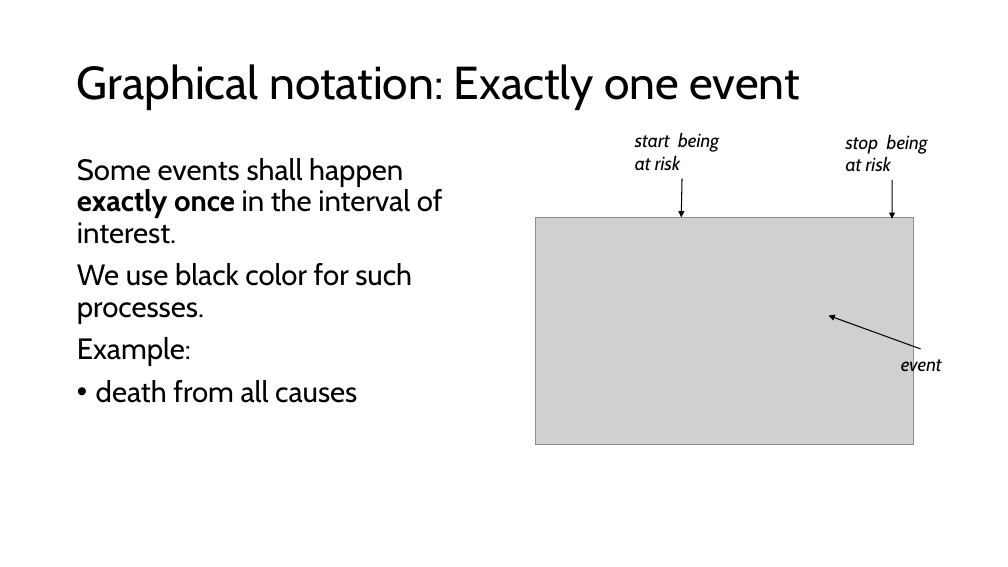
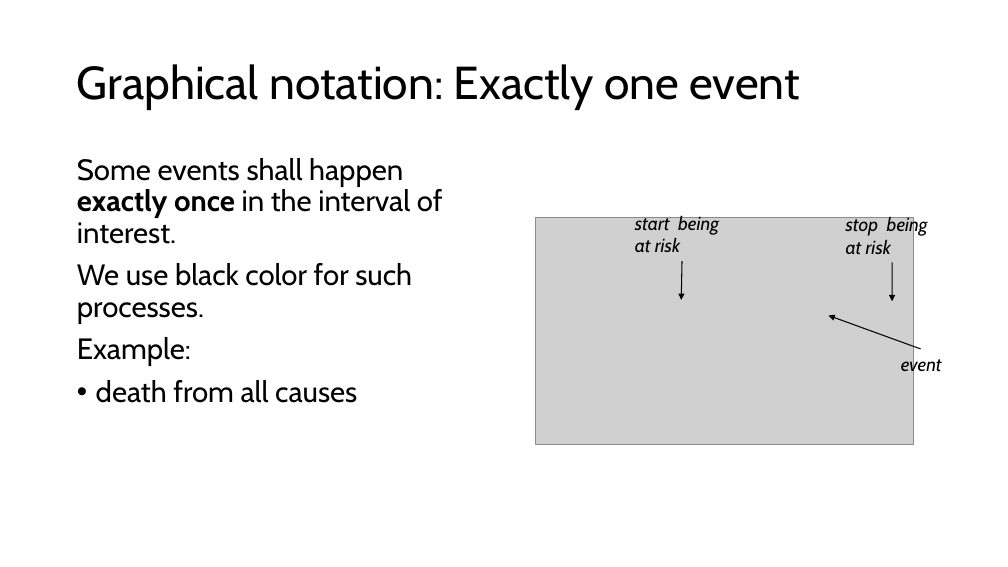
Before and after one commit to ttrikalin/des-R-course, a slide deck: slide 7 of master_files/materials/01_DES.pptx. Drawn at 1008x567 pixels with LibreOffice and Linux fonts; fonts in the diff are those of the drawing; grey boxes stand for pictures. Boxes give left, top, right and bottom in pixels: in the first picture for what was removed or moved away, otherwise in the second. Text is boxed around its words. In the diff, an @@ line names an element or a change of style, - is before the commit and + after.

Commit message:
changed graphical notation

```diff
--- a/master_files/materials/01_DES.pptx
+++ b/master_files/materials/01_DES.pptx
@@ text "start being": place and size @@
-text "start being" at [635,132,719,171]
+text "start being" at [635,214,719,252]
@@ text "stop being": place and size @@
-text "stop being" at [846,135,928,172]
+text "stop being" at [846,215,928,254]
@@ arrow moved from (682, 178) - (681, 218) to (682, 261) - (681, 300) @@
@@ arrow moved from (892, 180) - (892, 219) to (892, 262) - (892, 301) @@
```
Also in this commit, not shown: 1 other slide changed, 1 slide added, 11 other files.
